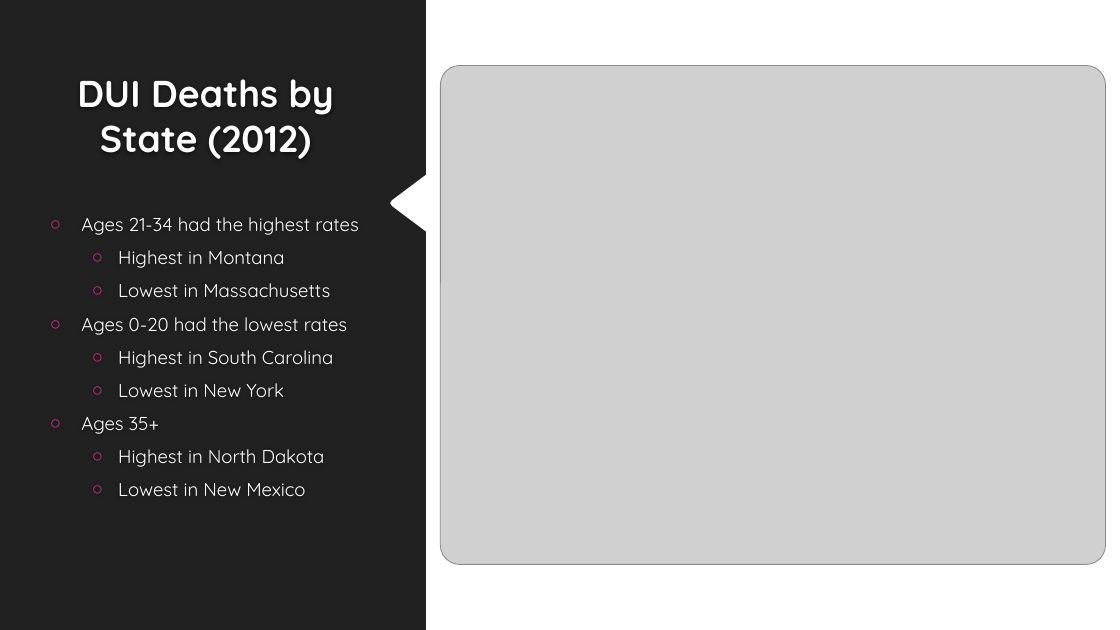
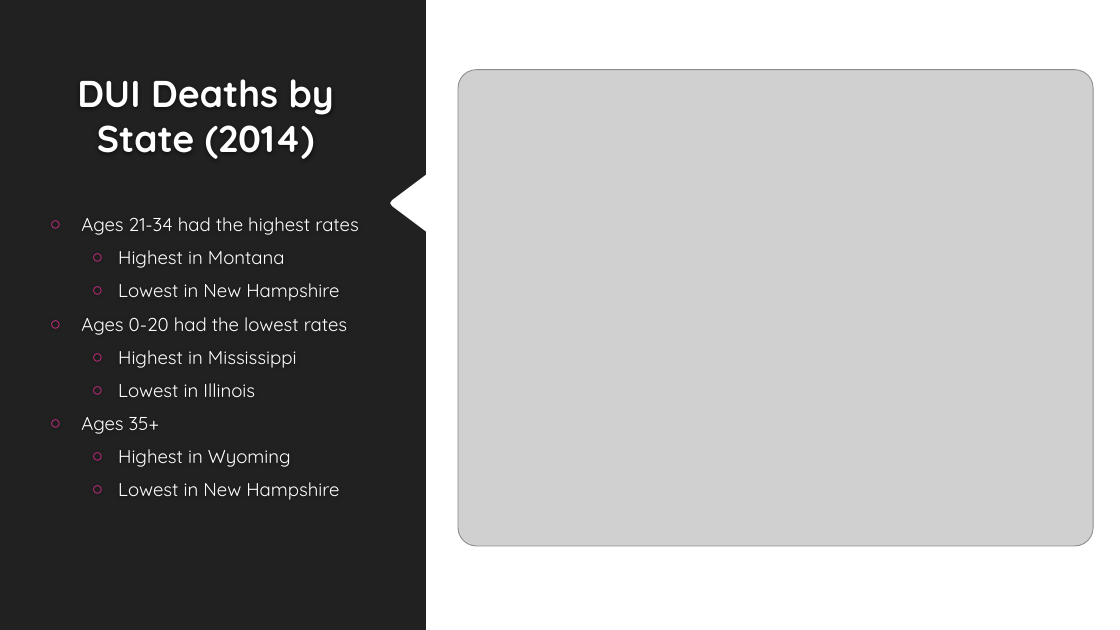
Before and after one commit to ajkim19/TNCs_and_DUI_Deaths, a slide deck: slide 15 of Project 1/Project-1.pptx. Drawn at 1120x630 pixels with LibreOffice and Linux fonts; fonts in the diff are those of the drawing; grey boxes stand for pictures; background and template pictures are left out. Boxes give left, top, right and bottom in pixels: in the first picture for what was removed or moved away, otherwise in the second. Text is boxed around its words. In the diff, an @@ line names an element or a change of style, - is before the commit and + after.

Commit message:
ppt update

```diff
--- a/Project 1/Project-1.pptx
+++ b/Project 1/Project-1.pptx
@@ title at (x1=77, y1=79, x2=334, y2=159): text changed @@
-DUI Deaths by State (2012)
+DUI Deaths by State (2014)
@@ picture resized from (x1=440, y1=66, x2=1106, y2=565) to (x1=458, y1=70, x2=1093, y2=546) @@
@@ text at (x1=118, y1=283, x2=339, y2=301): text changed @@
-  ○ Lowest in Massachusetts
+  ○ Lowest in New Hampshire
@@ text at (x1=118, y1=350, x2=297, y2=397): text changed @@
-  ○ Highest in South Carolina
-  ○ Lowest in New York
+  ○ Highest in Mississippi
+  ○ Lowest in Illinois
@@ text at (x1=118, y1=449, x2=339, y2=500): text changed @@
-  ○ Highest in North Dakota
-  ○ Lowest in New Mexico
+  ○ Highest in Wyoming
+  ○ Lowest in New Hampshire
```
Also in this commit, not shown: 9 other slides changed, 1 other file.
